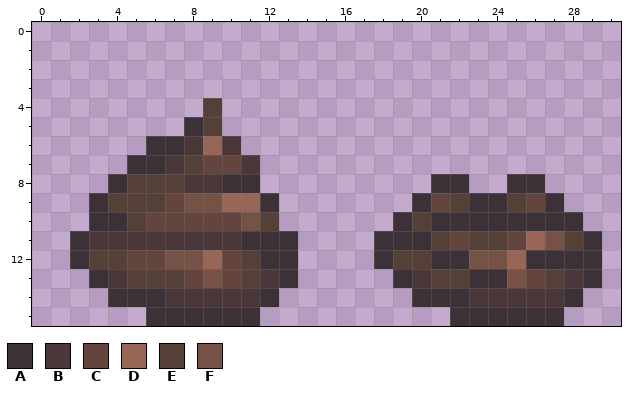
One commit to this pixel-art sprite: KeenKayla/Assets/Sprites/PoisonPuddle.png. That is the earlier state.
The file is 31x16 pixels. Colours within 5 levels of each other are drawn and written as one.
Palette (. is transparent): A #3c3137  B #4a3739  C #63453d  D #976657  E #544037  F #765246
The same view after the edit:
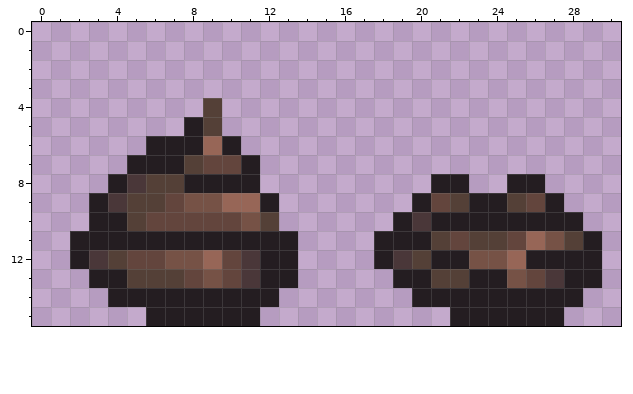
From old to new:
{"colour":"A","old":"#3c3137","new":"#241d21"}
{"y":6,"x":8,"old":"B","new":"A"}
{"y":6,"x":10,"old":"B","new":"A"}
{"y":7,"x":7,"old":"B","new":"A"}
{"y":7,"x":11,"old":"B","new":"A"}
{"y":8,"x":5,"old":"E","new":"B"}
{"y":8,"x":8,"old":"BB","new":"AA"}
{"y":9,"x":4,"old":"E","new":"B"}
{"y":10,"x":20,"old":"E","new":"B"}
{"y":11,"x":3,"old":"BBBBBBBB","new":"AAAAAAAA"}
{"y":12,"x":3,"old":"E","new":"B"}
{"y":12,"x":11,"old":"E","new":"B"}
{"y":12,"x":19,"old":"E","new":"B"}
{"y":13,"x":4,"old":"B","new":"A"}
{"y":13,"x":11,"old":"EB","new":"BA"}
{"y":13,"x":20,"old":"B","new":"A"}
{"y":13,"x":27,"old":"EB","new":"BA"}
{"y":14,"x":7,"old":"BBBBB","new":"AAAAA"}
{"y":14,"x":23,"old":"BBBBB","new":"AAAAA"}
